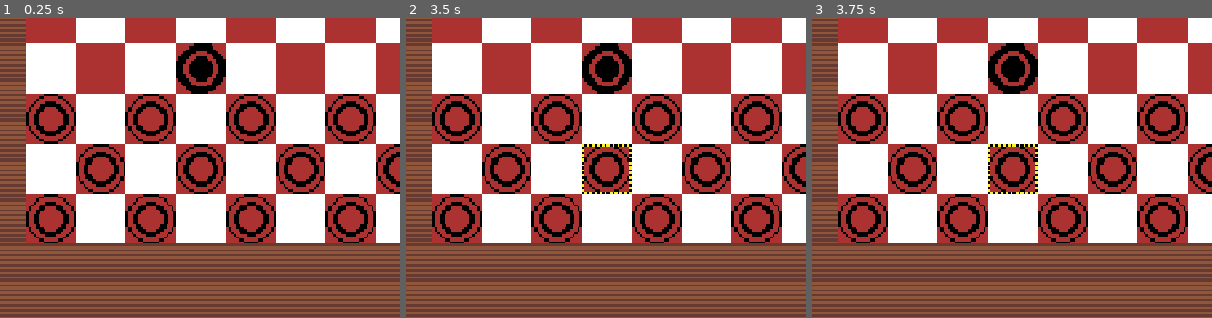
Above: before the commit, frames 1-3 (left to right).
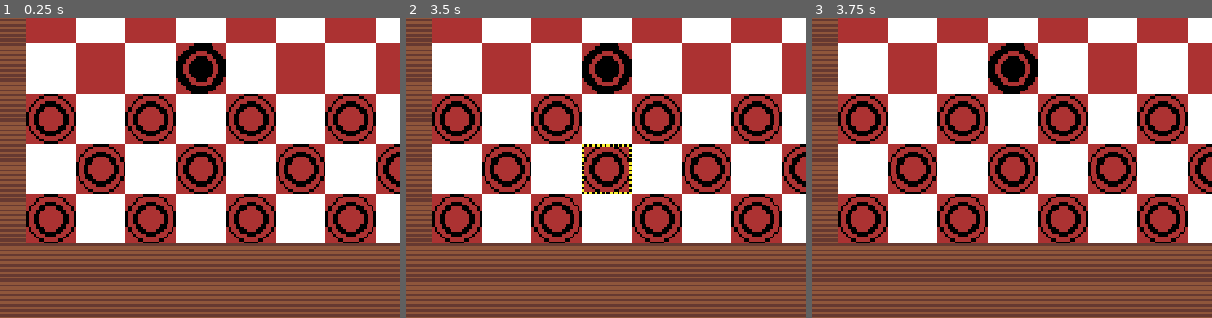
Above: after the commit, the same moments.

Repository: Joey451-OG/Godot-Checkers-Clone
Game: Godot game, scene res://scenes/root.tscn
The game is run twice, just before and just after one commit, with the same random seed, the same clock (stepped at 60 frames per second) and the same inputs.
Inputs (mouse positions are % of the whole screen's width and height, from its top left):
- Up to frame 1 (0.25 s): no input
- Up to frame 2 (3.5 s): tap Enter at 0.5, 2 s; move the mouse to (72, 45) at 0.52 s; press the mouse at (72, 45) at 0.53 s; tap Space at 1.25, 2.75 s; move the mouse to (30, 55) at 1.27 s; release the mouse at (30, 55) at 1.28 s; click (30, 55) at 1.35 s; move the mouse to (60, 28) at 2.02 s; press the mouse at (60, 28) at 2.03 s; move the mouse to (45, 70) at 2.77 s; release the mouse at (45, 70) at 2.78 s; click (45, 70) at 2.85 s
- Up to frame 3 (3.75 s): tap Enter at 3.5 s; move the mouse to (80, 65) at 3.52 s; press the mouse at (80, 65) at 3.53 s
The pictures show only the part of the screen within x 22-72%, y 46-96%; the shares and areas given below are measured in that part.

Frames 1-2 are identical in both runs. In frame 3, 0.3% of the frame differs, in the area x 44-57%, y 42-59%.
Error before the commit: Invalid type in function '_render_moves' in base 'Node2D (main.gd)'. The array of argument 1 (Array) does not have the same element type as the expected typed …
Error after the commit: Invalid access to property or key '<null>' on a base object of type 'Array[Piece]'. (res://GDScript/main.gd:76)

Commit message:
Capturing now working for pawns

Diff:
--- a/GDScript/main.gd
+++ b/GDScript/main.gd
@@ -58,33 +58,40 @@
 		# step 3
 		if piece_index != null:
 			moves = _calculate_valid_moves(piece_index)
-			_render_moves(moves.map(MOVE_get_to_cord))
+			_render_moves(MOVE_get_to_cord(moves))
 
 		# step 4
 		if piece_index == null:
-			var tmp_to_cord := moves.map(MOVE_get_to_cord)
-			var tmp_isCapture := moves.map(MOVE_get_isCapture)
+			var tmp_to_cord := MOVE_get_to_cord(moves)
+			var tmp_isCapture := MOVE_get_isCapture(moves)
 
 			for i in range(len(tmp_to_cord)):
 				if tile_clicked == tmp_to_cord[i] and not tmp_isCapture[i]:
 					_move_piece(tile_clicked)
-				elif tile_clicked == tmp_to_cord[i] and tmp_isCapture[i]:
+				if tile_clicked == tmp_to_cord[i] and tmp_isCapture[i]:
 					_move_piece(tile_clicked)
-					_capture_piece(moves[i].captured_piece)
-				else:
-					# clear the current selection
-					player_pieces[current_piece_index].isSelected = false
-					_render_moves(to_moves, true)
-					moves.clear()
-					to_moves.clear()
+					_capture_piece(moves[i])
+
+			# clear the current selection
+			player_pieces[current_piece_index].isSelected = false
+			_render_moves(MOVE_get_to_cord(moves), true)
+			moves.clear()
 
 		# step 6 is completed at the beginning of _calculate_valid_moves()
 
-func MOVE_get_to_cord(m: Move) -> Vector2i:
-	return m.to_cord
-
-func MOVE_get_isCapture(m: Move) -> bool:
-	return m.isCapture
+func MOVE_get_to_cord(moves: Array[Move]) -> Array[Vector2i]:
+	var ret : Array[Vector2i]
+	for m in moves:
+		ret.append(m.to_cord)
+
+	return ret
+
+func MOVE_get_isCapture(moves: Array[Move]) -> Array[bool]:
+	var ret : Array[bool]
+	for m in moves:
+		ret.append(m.isCapture)
+
+	return ret
 
 func _calculate_valid_moves(piece_index: int) -> Array[Move]:
 	var current := player_pieces[piece_index]
@@ -95,7 +102,7 @@
 	var valid_moves : Array[Move]
 
 	# Derender previous moves and clear
-	_render_moves(moves.map(MOVE_get_to_cord), true)
+	_render_moves(MOVE_get_to_cord(moves), true)
 	moves.clear()
 
 	if not current.get_isKing():
@@ -157,14 +164,12 @@
 	return valid_moves
 
 func _calculate_capture_moves(cord: Vector2i, direction_vector: Vector2i) -> Array[Move]:
-	var check_cord := Vector2i(cord.x + direction_vector.x, cord.y + direction_vector.y)
+	var check_cord := Vector2i(cord + direction_vector)
 	var op_blank_index = _search_opponent_pieces(check_cord)
 	var pl_blank_index = _search_player_pieces(check_cord)
 	var valid_moves : Array[Move]
-	var opponent_obsticals : Array[Vector2i]
-	var player_obsticals : Array[Vector2i]
-
-	if pl_blank_index == null and op_blank_index == null:
+
+	if pl_blank_index == null and op_blank_index == null and _validate_potential_move(check_cord):
 		# Found a blank behind the cord
 		var current_move = Move.new(
 			cord - direction_vector,
@@ -174,21 +179,16 @@
 		current_move.set_captured_piece(cord)
 		valid_moves.append(current_move)
 
-
-		# repeat from _caclulate_valid_moves()
-		var left := Vector2i(check_cord.x - 1, check_cord.y - 1)
-		var right := Vector2i(check_cord.x + 1, check_cord.y - 1)
-
-		opponent_obsticals.append(_search_opponent_pieces(left))
-		opponent_obsticals.append(_search_opponent_pieces(right))
-		player_obsticals.append(_search_player_pieces(left))
-		player_obsticals.append(_search_player_pieces(right))
-
 	return valid_moves
 
-func _capture_piece(tile: Vector2i):
-	opponent_pieces.pop_at(_search_opponent_pieces(tile))
-	tile_map[2].erase_cell(tile)
+func _capture_piece(move: Move):
+	# clear the move hints
+	_render_moves(MOVE_get_to_cord(moves), true)
+
+	opponent_pieces.pop_at(_search_opponent_pieces(move.captured_piece))
+	tile_map[2].erase_cell(move.captured_piece)
+
+	moves.clear()
 
 func _valid_king_moves(piece_index : int):
 	var current := player_pieces[piece_index]
